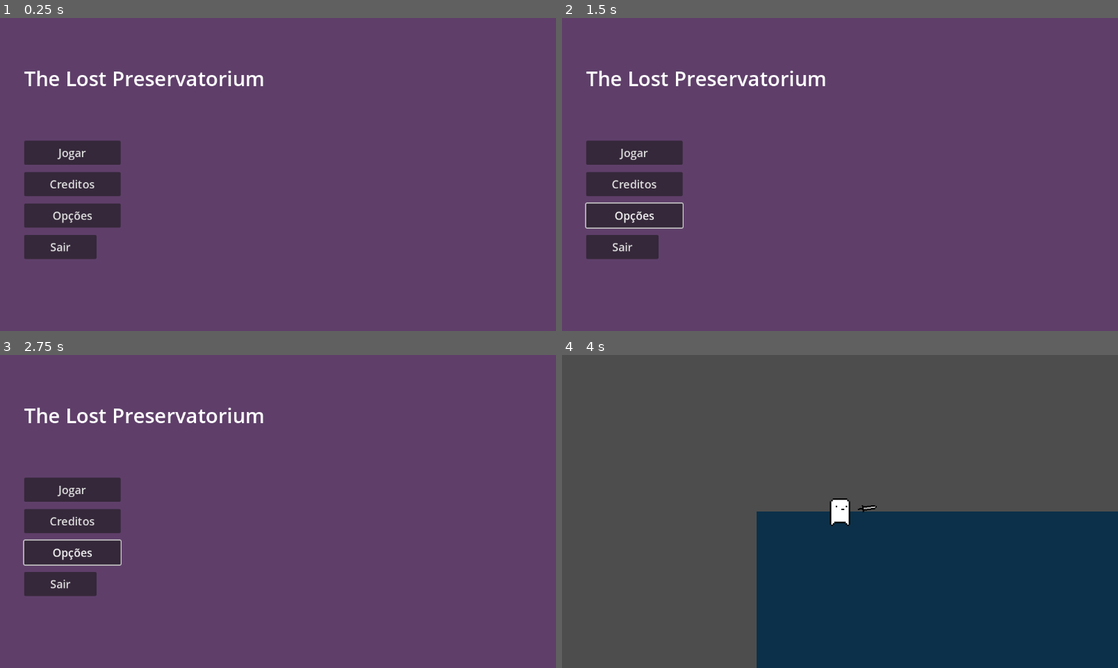
Above: before the commit, frames 1-4 (two rows, left to right).
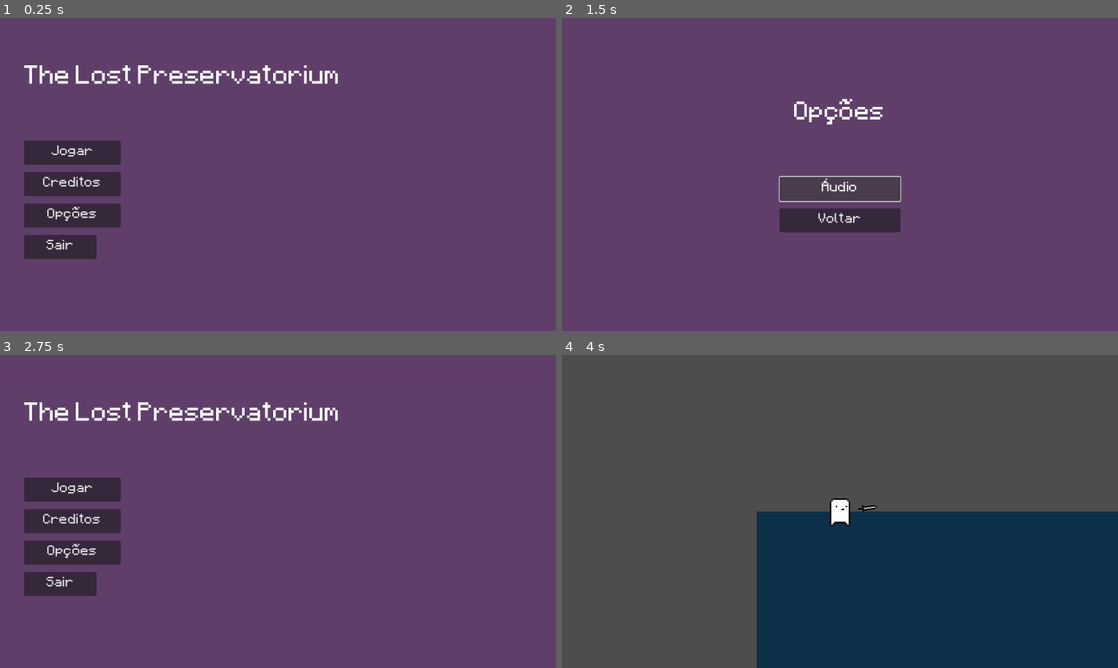
Above: after the commit, the same moments.

Repository: Shiftersout/gp-roguelite
Game: Godot game, scene res://Scenes/menu.tscn
The game is run twice, just before and just after one commit, with the same random seed, the same clock (stepped at 60 frames per second) and the same inputs. This scene is started directly instead of the project's main scene.
Inputs (mouse positions are in pixels of both pictures, inside the frame that each line leads up to):
- Up to frame 1 (0.25 s): no input
- Up to frame 2 (1.5 s): click "Opções" at 0.5 s; click (840, 190) at 1.25 s, where only the run after the commit has a clickable "Áudio"
- Up to frame 3 (2.75 s): click (278, 558) at 2 s, where only the run after the commit has a clickable "Voltar"
- Up to frame 4 (4 s): click "Jogar" at 2.75 s; move the mouse to (962, 495) at 3.52 s; hold D (move_right) from 3.53 s (still down); click (962, 495) at 3.6 s

The runs differ from the first frame. In frame 1, 2.3% of the frame differs, in the area x 4-61%, y 15-75%; in frame 2, 9.8%, in the area x 4-61%, y 16-78%; in frame 3, 2.4%; in frame 4, nothing differs.

Commit message:
Troca de fonte e Submenu de Opções
Criado o submenu de opções e coloquei uma fonte 8 bit temporária:
https://www.dafont.com/pt/minecraftia.font

Diff:
--- a/Scenes/menu.tscn
+++ b/Scenes/menu.tscn
@@ -1,6 +1,7 @@
-[gd_scene load_steps=2 format=3 uid="uid://cmrggdtmeef5w"]
+[gd_scene load_steps=3 format=3 uid="uid://cmrggdtmeef5w"]
 
 [ext_resource type="Script" path="res://Scripts/menu.gd" id="1_84dkl"]
+[ext_resource type="FontFile" uid="uid://cmyuju23fvs8j" path="res://Font/Minecraftia-Regular.ttf" id="2_bht7x"]
 
 [node name="menu" type="Control"]
 layout_mode = 3
@@ -32,7 +33,8 @@
 [node name="Label" type="Label" parent="MainContainer"]
 custom_minimum_size = Vector2(0, 250)
 layout_mode = 2
-theme_override_font_sizes/font_size = 42
+theme_override_fonts/font = ExtResource("2_bht7x")
+theme_override_font_sizes/font_size = 43
 text = "The Lost Preservatorium"
 vertical_alignment = 1
 
@@ -55,6 +57,7 @@
 size_flags_horizontal = 0
 auto_translate = false
 localize_numeral_system = false
+theme_override_fonts/font = ExtResource("2_bht7x")
 theme_override_font_sizes/font_size = 23
 text = "Jogar"
 
@@ -62,6 +65,7 @@
 custom_minimum_size = Vector2(200, 50)
 layout_mode = 2
 size_flags_horizontal = 0
+theme_override_fonts/font = ExtResource("2_bht7x")
 theme_override_font_sizes/font_size = 23
 text = "Creditos"
 
@@ -69,6 +73,7 @@
 custom_minimum_size = Vector2(200, 50)
 layout_mode = 2
 size_flags_horizontal = 0
+theme_override_fonts/font = ExtResource("2_bht7x")
 theme_override_font_sizes/font_size = 23
 text = "Opções"
 
@@ -77,6 +82,7 @@
 layout_mode = 2
 size_flags_horizontal = 0
 size_flags_stretch_ratio = 0.6
+theme_override_fonts/font = ExtResource("2_bht7x")
 theme_override_font_sizes/font_size = 23
 text = "Sair
 "
--- /dev/null
+++ b/Scenes/options.tscn
@@ -0,0 +1,77 @@
+[gd_scene load_steps=3 format=3 uid="uid://dct2gmywgcv5k"]
+
+[ext_resource type="FontFile" uid="uid://cmyuju23fvs8j" path="res://Font/Minecraftia-Regular.ttf" id="1_1noj5"]
+[ext_resource type="Script" path="res://Scripts/options.gd" id="1_wrx7g"]
+
+[node name="options" type="Control"]
+layout_mode = 3
+anchors_preset = 15
+anchor_right = 1.0
+anchor_bottom = 1.0
+grow_horizontal = 2
+grow_vertical = 2
+script = ExtResource("1_wrx7g")
+
+[node name="ColorRect" type="ColorRect" parent="."]
+layout_mode = 1
+anchors_preset = 15
+anchor_right = 1.0
+anchor_bottom = 1.0
+grow_horizontal = 2
+grow_vertical = 2
+color = Color(0.372549, 0.247059, 0.415686, 1)
+
+[node name="MainContainer" type="VBoxContainer" parent="."]
+custom_minimum_size = Vector2(550, 0)
+layout_mode = 1
+anchors_preset = 8
+anchor_left = 0.5
+anchor_top = 0.5
+anchor_right = 0.5
+anchor_bottom = 0.5
+offset_left = -275.0
+offset_top = -249.5
+offset_right = 275.0
+offset_bottom = 249.5
+grow_horizontal = 2
+grow_vertical = 2
+
+[node name="Label" type="Label" parent="MainContainer"]
+custom_minimum_size = Vector2(0, 250)
+layout_mode = 2
+size_flags_horizontal = 4
+theme_override_fonts/font = ExtResource("1_1noj5")
+theme_override_font_sizes/font_size = 42
+text = "Opções"
+vertical_alignment = 1
+
+[node name="HBoxContainer" type="HBoxContainer" parent="MainContainer"]
+layout_direction = 1
+layout_mode = 2
+size_flags_horizontal = 4
+size_flags_vertical = 4
+
+[node name="VBoxContainer" type="VBoxContainer" parent="MainContainer/HBoxContainer"]
+layout_direction = 1
+layout_mode = 2
+size_flags_horizontal = 4
+size_flags_vertical = 0
+theme_override_constants/separation = 15
+
+[node name="Audio" type="Button" parent="MainContainer/HBoxContainer/VBoxContainer"]
+custom_minimum_size = Vector2(250, 50)
+layout_mode = 2
+size_flags_horizontal = 4
+theme_override_fonts/font = ExtResource("1_1noj5")
+theme_override_font_sizes/font_size = 23
+text = "Áudio"
+
+[node name="Back" type="Button" parent="MainContainer/HBoxContainer/VBoxContainer"]
+custom_minimum_size = Vector2(250, 50)
+layout_mode = 2
+size_flags_horizontal = 4
+theme_override_fonts/font = ExtResource("1_1noj5")
+theme_override_font_sizes/font_size = 23
+text = "Voltar"
+
+[connection signal="pressed" from="MainContainer/HBoxContainer/VBoxContainer/Back" to="." method="_on_back_pressed"]
--- a/Scripts/menu.gd
+++ b/Scripts/menu.gd
@@ -1,6 +1,7 @@
 extends Control
 
 func _on_play_pressed():
+
 	get_tree().change_scene_to_file("res://Scenes/main_scene.tscn")
 
 #Descomentar quanto tiver a tela de créditosd
@@ -8,8 +9,8 @@
 	#get_tree().change_scene_to_file("res://Scenes/credits.tscn")
 
 #Descomentar quando tiver a tela de opções
-#func _on_options_pressed():
-	#get_tree().change_scene_to_file("Res://Scenes/options.tscn")
+func _on_options_pressed():
+	get_tree().change_scene_to_file("res://Scenes/options.tscn")
 
 
 func _on_quit_pressed():
--- /dev/null
+++ b/Scripts/options.gd
@@ -0,0 +1,5 @@
+extends Control
+
+
+func _on_back_pressed():
+	get_tree().change_scene_to_file("res://Scenes/menu.tscn")
Binary file added: Font/Minecraftia-Regular.ttf
Not shown, added: Font/Minecraftia-Regular.ttf.import
